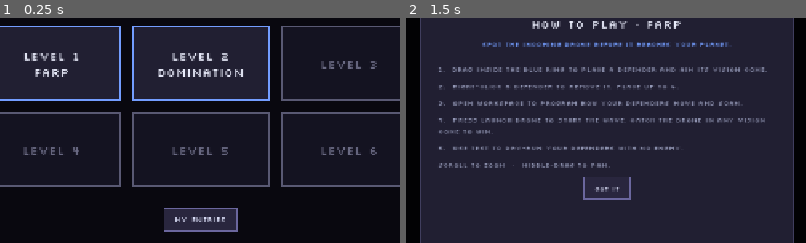
Above: before the commit, frames 1-2 (left to right).
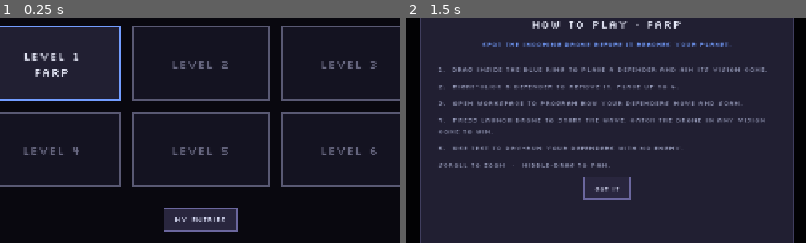
Above: after the commit, the same moments.

Repository: GMU-ASRC/astro-swarm
Game: Godot game, scene res://levels/menus/LevelsScene.tscn
The game is run twice, just before and just after one commit, with the same random seed, the same clock (stepped at 60 frames per second) and the same inputs. This scene is started directly instead of the project's main scene.
Inputs:
- Up to frame 1 (0.25 s): no input
- Up to frame 2 (1.5 s): click "LEVEL 1 FARP" at 0.5 s; click "← LEAVE" at 1.25 s
The pictures show only the part of the screen within x 25-75%, y 26-76%; the shares and areas given below are measured in that part.

The runs differ from the first frame. In frame 1, 1.8% of the frame differs, in the area x 33-68%, y 3-37%; in frame 2, nothing differs.

Commit message:
Menus: add entry info scene, lock Level 2, disable Shop button

Diff:
--- a/levels/menus/LevelsScene.gd
+++ b/levels/menus/LevelsScene.gd
@@ -16,7 +16,7 @@
 
 const LEVELS := [
 	{"name": "FARP",       "scene": "res://levels/modes/FARPScene.tscn",       "locked": false},
-	{"name": "DOMINATION", "scene": "res://levels/modes/DominationScene.tscn", "locked": false},
+	{"name": "DOMINATION", "scene": "res://levels/modes/DominationScene.tscn", "locked": true},
 	{"name": "LOCKED",     "scene": "",                                        "locked": true},
 	{"name": "LOCKED",     "scene": "",                                        "locked": true},
 	{"name": "LOCKED",     "scene": "",                                        "locked": true},
--- a/levels/menus/PlayerBaseScene.gd
+++ b/levels/menus/PlayerBaseScene.gd
@@ -46,7 +46,7 @@
 	back_btn.pressed.connect(func(): get_tree().change_scene_to_file("res://levels/menus/HomeScene.tscn"))
 	find_btn.pressed.connect(_on_find_match)
 	moons_btn.pressed.connect(func(): get_tree().change_scene_to_file("res://levels/menus/MoonsScene.tscn"))
-	shop_btn.pressed.connect(_on_shop)
+	shop_btn.disabled = true
 	game_mode_btn.pressed.connect(_on_game_mode_btn)
 	_setup_mode_popup()
 	_init_game_mode()
--- a/levels/menus/PlayerEntriesScene.gd
+++ b/levels/menus/PlayerEntriesScene.gd
@@ -2,6 +2,7 @@
 
 const FONT_REG := preload("res://assets/fonts/Silkscreen-Regular.ttf")
 const GAME_THEME := preload("res://ui/GameTheme.tres")
+const ENTRY_SCENE := preload("res://levels/menus/PlayerEntryScene.gd")
 
 const ENTRIES_URL := "https://astroswarm.autonomousrobotics.club/api/evaluations"
 const API_KEY := "damage-option-ozone"
@@ -116,7 +117,12 @@
 
 	var status: String = str(entry.get("status", ""))
 	var status_label := _lbl(status.to_upper(), 12, _status_color(status))
+	status_label.size_flags_vertical = Control.SIZE_SHRINK_CENTER
 	top.add_child(status_label)
+
+	var view_btn := _make_btn("VIEW")
+	view_btn.pressed.connect(_open_entry.bind(entry))
+	top.add_child(view_btn)
 
 	var rate = entry.get("success_rate", null)
 	var rate_text: String = "%s%%" % str(rate) if rate != null else "-"
@@ -128,6 +134,11 @@
 	row.add_child(id_label)
 
 	return panel
+
+func _open_entry(entry: Dictionary):
+	ENTRY_SCENE.entry_id = str(entry.get("id", ""))
+	ENTRY_SCENE.entry_summary = entry
+	get_tree().change_scene_to_file("res://levels/menus/PlayerEntryScene.tscn")
 
 func _status_color(status: String) -> Color:
 	if status == "done":
--- /dev/null
+++ b/levels/menus/PlayerEntryScene.gd
@@ -0,0 +1,233 @@
+extends Control
+
+const FONT_REG := preload("res://assets/fonts/Silkscreen-Regular.ttf")
+const GAME_THEME := preload("res://ui/GameTheme.tres")
+
+const DETAIL_URL := "https://astroswarm.autonomousrobotics.club/api/evaluations/"
+const API_KEY := "damage-option-ozone"
+
+const C_BG     := Color(0.035, 0.031, 0.059, 1.0)
+const C_PANEL  := Color(0.129, 0.122, 0.196, 1.0)
+const C_BORDER := Color(0.318, 0.306, 0.463, 1.0)
+const C_TEXT   := Color(0.93, 0.94, 1.0, 1.0)
+const C_DIM    := Color(0.6, 0.62, 0.74, 1.0)
+const C_BLUE   := Color(0.451, 0.616, 1.0, 1.0)
+const C_GREEN  := Color(0.45, 0.85, 0.5, 1.0)
+const C_RED    := Color(0.9, 0.45, 0.45, 1.0)
+
+static var entry_id: String = ""
+static var entry_summary: Dictionary = {}
+
+var _title_label: Label
+var _status_label: Label
+var _meta_label: Label
+var _stats_grid: GridContainer
+var _detail_status: Label
+
+func _ready():
+	theme = GAME_THEME
+	_build_ui()
+	_fill_from_summary()
+	if entry_id != "":
+		_fetch_detail()
+
+func _build_ui():
+	var bg := ColorRect.new()
+	bg.color = C_BG
+	bg.set_anchors_preset(Control.PRESET_FULL_RECT)
+	add_child(bg)
+
+	var root := MarginContainer.new()
+	root.set_anchors_preset(Control.PRESET_FULL_RECT)
+	root.add_theme_constant_override("margin_left", 48)
+	root.add_theme_constant_override("margin_right", 48)
+	root.add_theme_constant_override("margin_top", 32)
+	root.add_theme_constant_override("margin_bottom", 32)
+	add_child(root)
+
+	var vbox := VBoxContainer.new()
+	vbox.add_theme_constant_override("separation", 16)
+	root.add_child(vbox)
+
+	var header := HBoxContainer.new()
+	header.add_theme_constant_override("separation", 14)
+	vbox.add_child(header)
+
+	_title_label = _lbl("ENTRY", 28, C_TEXT)
+	_title_label.size_flags_horizontal = Control.SIZE_EXPAND_FILL
+	header.add_child(_title_label)
+
+	_status_label = _lbl("", 14, C_DIM)
+	_status_label.size_flags_vertical = Control.SIZE_SHRINK_CENTER
+	header.add_child(_status_label)
+
+	_meta_label = _lbl("", 12, C_DIM)
+	vbox.add_child(_meta_label)
+
+	var sep := ColorRect.new()
+	sep.color = C_BORDER
+	sep.custom_minimum_size = Vector2(0, 1)
+	vbox.add_child(sep)
+
+	_stats_grid = GridContainer.new()
+	_stats_grid.columns = 4
+	_stats_grid.add_theme_constant_override("h_separation", 14)
+	_stats_grid.add_theme_constant_override("v_separation", 14)
+	vbox.add_child(_stats_grid)
+
+	_detail_status = _lbl("Loading details...", 12, C_DIM)
+	vbox.add_child(_detail_status)
+
+	var spacer := Control.new()
+	spacer.size_flags_vertical = Control.SIZE_EXPAND_FILL
+	vbox.add_child(spacer)
+
+	var back := _make_btn("← BACK TO ENTRIES")
+	back.pressed.connect(func(): get_tree().change_scene_to_file("res://levels/menus/PlayerEntriesScene.tscn"))
+	vbox.add_child(back)
+
+func _fill_from_summary():
+	_title_label.text = str(entry_summary.get("username", "Entry"))
+	var status: String = str(entry_summary.get("status", ""))
+	_status_label.text = status.to_upper()
+	_status_label.add_theme_color_override("font_color", _status_color(status))
+	var level_id: String = str(entry_summary.get("level_id", "farp"))
+	_meta_label.text = "%s  ·  %s" % [level_id.to_upper(), _date(str(entry_summary.get("created_at", "")))]
+	_set_stat_cards([
+		["DETECTION RATE", _rate_text(entry_summary.get("success_rate", null))],
+		["TRIALS", str(entry_summary.get("trials", "-"))],
+	])
+
+func _fetch_detail():
+	var req := HTTPRequest.new()
+	req.timeout = 20.0
+	add_child(req)
+	req.request_completed.connect(_on_detail_response.bind(req))
+	if req.request(DETAIL_URL + entry_id, ["X-API-Key: " + API_KEY], HTTPClient.METHOD_GET) != OK:
+		req.queue_free()
+		_detail_status.text = "Could not reach the server."
+
+func _on_detail_response(_result, code, _headers, body, req):
+	req.queue_free()
+	if code != 200:
+		_detail_status.text = "Failed to load details (status %d)." % code
+		return
+	var data = JSON.parse_string(body.get_string_from_utf8())
+	if typeof(data) != TYPE_DICTIONARY:
+		_detail_status.text = "No details available."
+		return
+	_apply_detail(data)
+
+func _apply_detail(data: Dictionary):
+	var status: String = str(data.get("status", entry_summary.get("status", "")))
+	_status_label.text = status.to_upper()
+	_status_label.add_theme_color_override("font_color", _status_color(status))
+
+	var level_id: String = str(data.get("level_id", "farp"))
+	var placements: Array = data.get("placements", [])
+	var trials = data.get("trials", entry_summary.get("trials", "-"))
+	var when: String = _date(str(data.get("completed_at", data.get("created_at", ""))))
+	_meta_label.text = "%s  ·  %d defenders  ·  %s trials  ·  %s" % [level_id.to_upper(), placements.size(), str(trials), when]
+
+	var results = data.get("results", {})
+	var outcomes: Array = []
+	var rate = entry_summary.get("success_rate", null)
+	if typeof(results) == TYPE_DICTIONARY:
+		outcomes = results.get("outcomes", [])
+		rate = results.get("success_rate", rate)
+
+	var wins := 0
+	var losses := 0
+	var timeouts := 0
+	for o in outcomes:
+		if o == "win":
+			wins += 1
+		elif o == "lose":
+			losses += 1
+		else:
+			timeouts += 1
+
+	if outcomes.is_empty():
+		_set_stat_cards([
+			["DETECTION RATE", _rate_text(rate)],
+			["TRIALS", str(trials)],
+			["DEFENDERS", str(placements.size())],
+		])
+		if status == "queued" or status == "running":
+			_detail_status.text = "Benchmark still running. Stats appear when it finishes."
+		else:
+			_detail_status.text = "No benchmark data for this entry yet."
+		return
+
+	_set_stat_cards([
+		["DETECTION RATE", _rate_text(rate)],
+		["INTERCEPTS", str(wins)],
+		["PLANET HITS", str(losses)],
+		["TIMEOUTS", str(timeouts)],
+		["DEFENDERS", str(placements.size())],
+		["TRIALS", str(trials)],
+	])
+	_detail_status.text = "Entry ID: %s" % entry_id
+
+func _set_stat_cards(cards: Array):
+	for child in _stats_grid.get_children():
+		child.queue_free()
+	for card in cards:
+		_stats_grid.add_child(_make_stat_card(card[0], card[1]))
+
+func _make_stat_card(label_text: String, value_text: String) -> Control:
+	var panel := PanelContainer.new()
+	panel.custom_minimum_size = Vector2(150, 0)
+	var style := StyleBoxFlat.new()
+	style.bg_color = C_PANEL
+	style.border_color = C_BORDER
+	style.set_border_width_all(2)
+	style.content_margin_left = 14
+	style.content_margin_right = 14
+	style.content_margin_top = 12
+	style.content_margin_bottom = 12
+	panel.add_theme_stylebox_override("panel", style)
+
+	var vb := VBoxContainer.new()
+	vb.add_theme_constant_override("separation", 4)
+	panel.add_child(vb)
+
+	var l := _lbl(label_text, 10, C_DIM)
+	vb.add_child(l)
+
+	var v := _lbl(value_text, 20, C_TEXT)
+	vb.add_child(v)
+	return panel
+
+func _rate_text(rate) -> String:
+	if rate == null:
+		return "-"
+	return "%s%%" % str(rate)
+
+func _status_color(status: String) -> Color:
+	if status == "done":
+		return C_GREEN
+	if status == "failed" or status == "error":
+		return C_RED
+	return C_BLUE
+
+func _date(iso: String) -> String:
+	if iso.length() >= 10:
+		return iso.substr(0, 10)
+	return iso
+
+func _lbl(text: String, size: int, color: Color) -> Label:
+	var l := Label.new()
+	l.text = text
+	l.add_theme_font_override("font", FONT_REG)
+	l.add_theme_font_size_override("font_size", size)
+	l.add_theme_color_override("font_color", color)
+	return l
+
+func _make_btn(text: String) -> Button:
+	var b := Button.new()
+	b.text = text
+	b.add_theme_font_override("font", FONT_REG)
+	b.add_theme_font_size_override("font_size", 12)
+	b.focus_mode = Control.FOCUS_NONE
+	return b
--- /dev/null
+++ b/levels/menus/PlayerEntryScene.tscn
@@ -0,0 +1,12 @@
+[gd_scene format=3]
+
+[ext_resource type="Script" path="res://levels/menus/PlayerEntryScene.gd" id="1_pv"]
+
+[node name="PlayerEntryScene" type="Control"]
+layout_mode = 3
+anchors_preset = 15
+anchor_right = 1.0
+anchor_bottom = 1.0
+grow_horizontal = 2
+grow_vertical = 2
+script = ExtResource("1_pv")
Not shown, added: levels/menus/PlayerEntryScene.gd.uid
